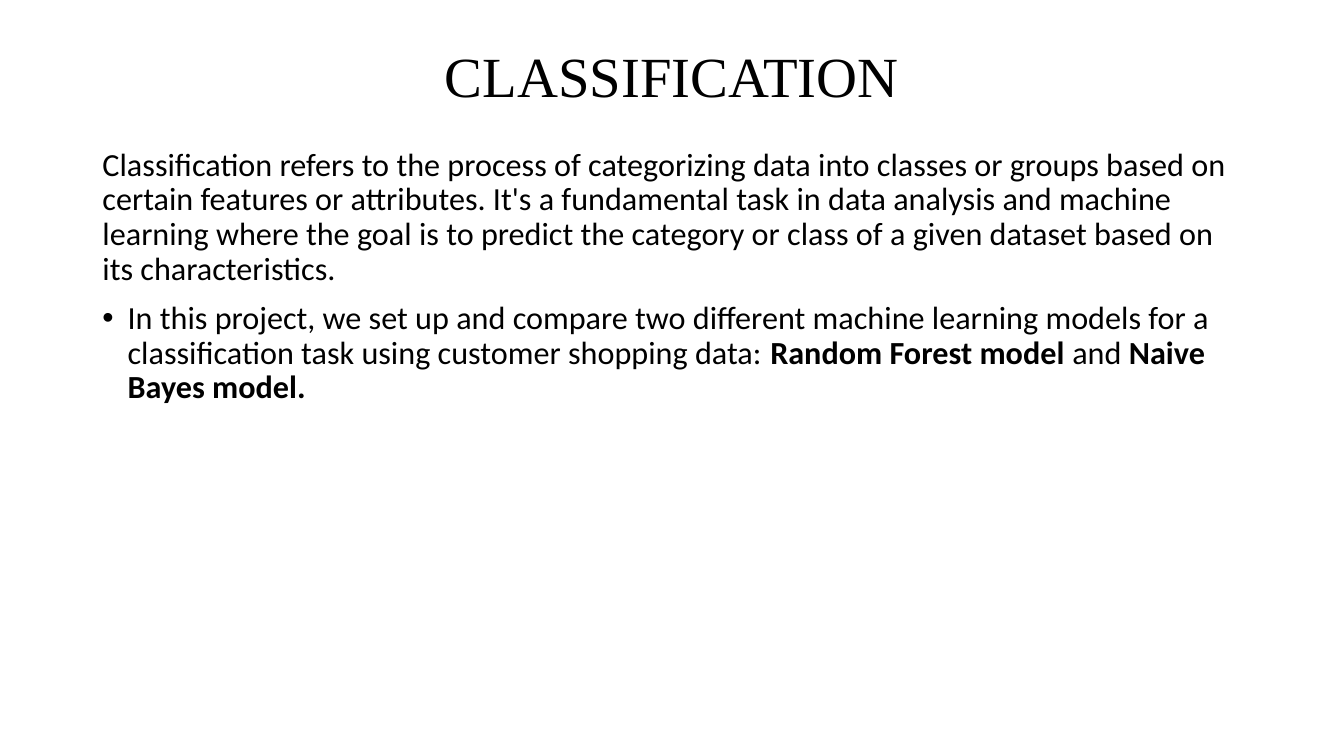
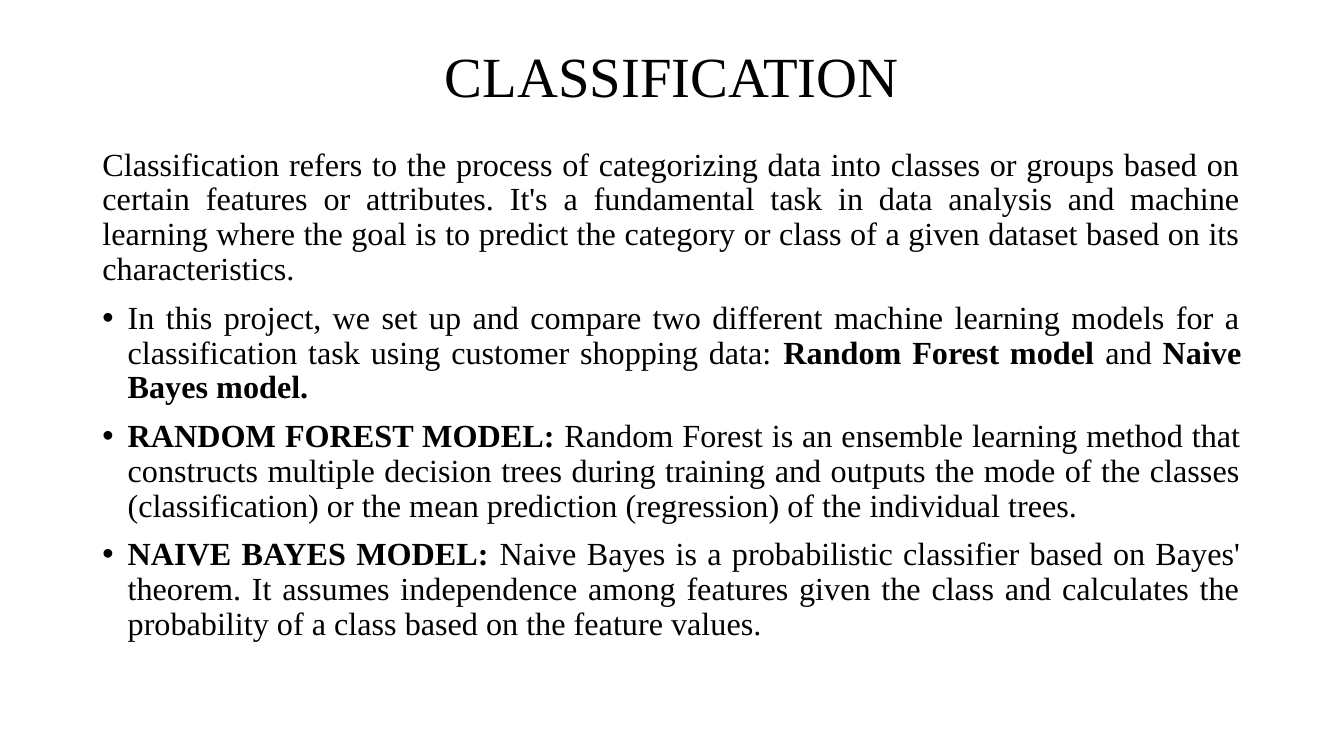
Before and after one commit to Jothish21/Data-Mining-Project-Group4, a slide deck: slide 10 of Group4-Presentation.pptx. Drawn at 1344x756 pixels with LibreOffice and Linux fonts; fonts in the diff are those of the drawing. Boxes give left, top, right and bottom in pixels: in the first picture for what was removed or moved away, otherwise in the second. Text is boxed around its words. In the diff, an @@ line names an element or a change of style, - is before the commit and + after.

```diff
--- a/Group4-Presentation.pptx
+++ b/Group4-Presentation.pptx
@@ text at <box>102,153,1242,405</box>: font Calibri to Times New Roman in "Classification refers to the process of categorizing ...", "In this project, we set up and ..."; alignment left to justified @@
@@ text at <box>128,424,1240,642</box>: paragraphs added @@
+• RANDOM FOREST MODEL: Random Forest is an ensemble learning method that constructs multiple decision trees during training and outputs the mode of the classes (classification) or the mean prediction (regression) of the individual trees.
+• NAIVE BAYES MODEL: Naive Bayes is a probabilistic classifier based on Bayes' theorem. It assumes independence among features given the class and calculates the probability of a class based on the feature values.
```
Also in this commit, not shown: 10 other slides changed, 2 slides added, 1 slide removed.
